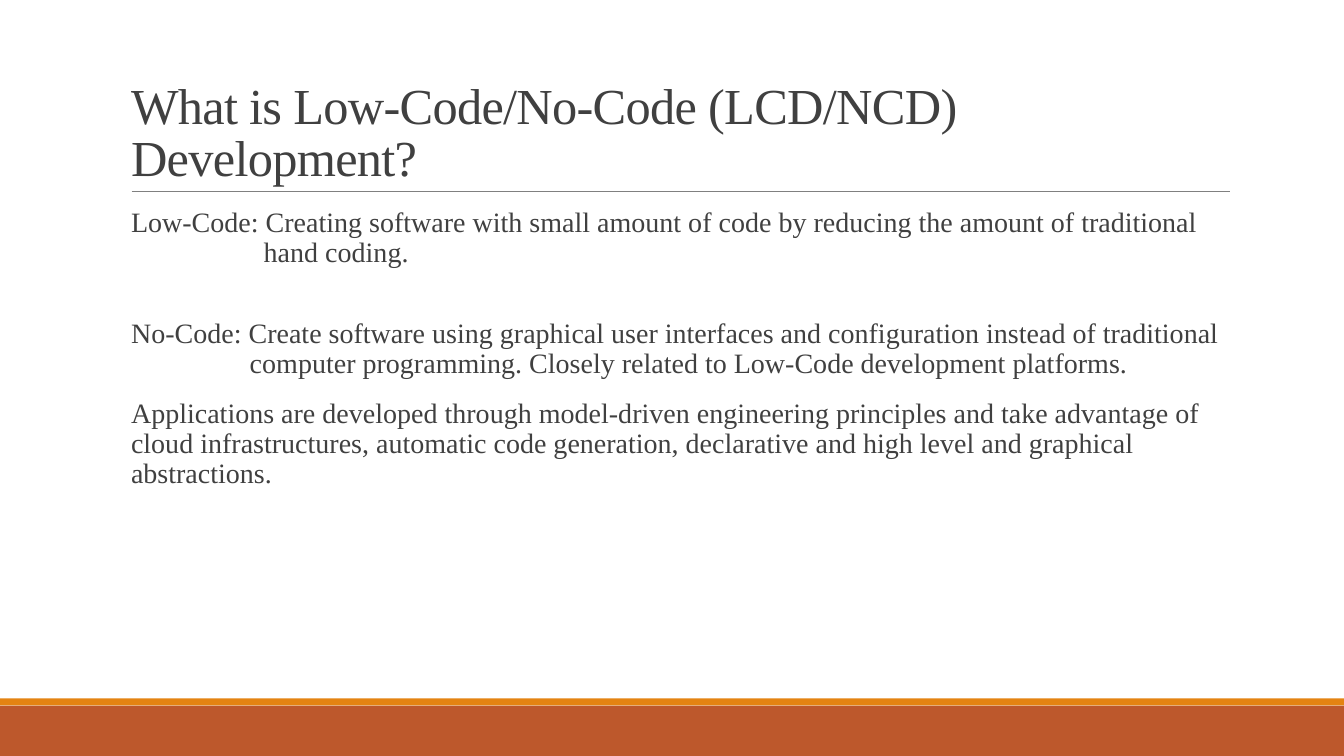
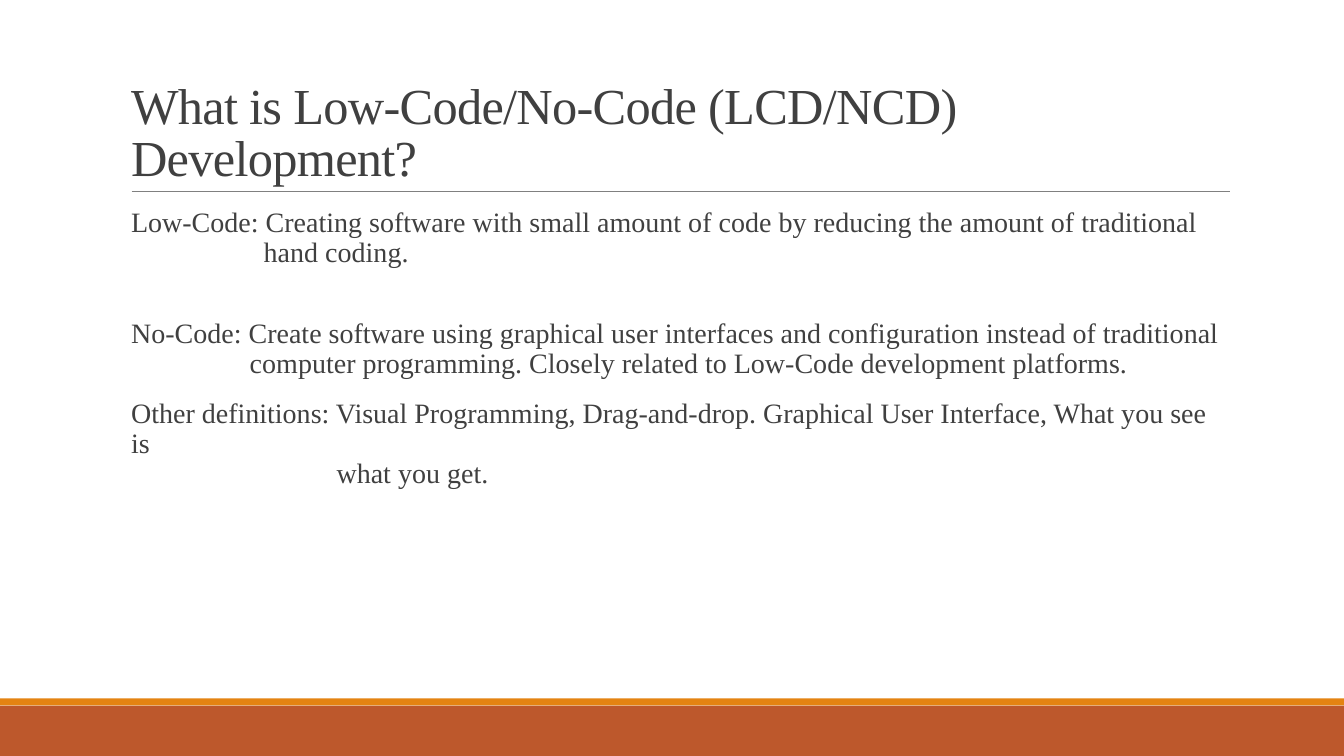
Before and after one commit to Ravishka123/Lectures_And_Talks, a slide deck: slide 2 of No-Code_Low-Code Development/No-Code_Low-Code Development.pptx. Drawn at 1344x756 pixels with LibreOffice and Linux fonts; fonts in the diff are those of the drawing. Boxes give left, top, right and bottom in pixels: in the first picture for what was removed or moved away, otherwise in the second. Text is boxed around its words. In the diff, an @@ line names an element or a change of style, - is before the commit and + after.

```diff
--- a/No-Code_Low-Code Development/No-Code_Low-Code Development.pptx
+++ b/No-Code_Low-Code Development/No-Code_Low-Code Development.pptx
@@ text at [131,403,1206,489]: text changed @@
-  Applications are developed through model-driven engineering principles and take advantage of cloud infrastructures, automatic code generation, declarative and high level and graphical abstractions.
+  Other definitions: Visual Programming, Drag-and-drop. Graphical User Interface, What you see is
+  what you get.
```
Also in this commit, not shown: 4 other slides changed, 13 slides added, 7 slides removed, 1 other file.
